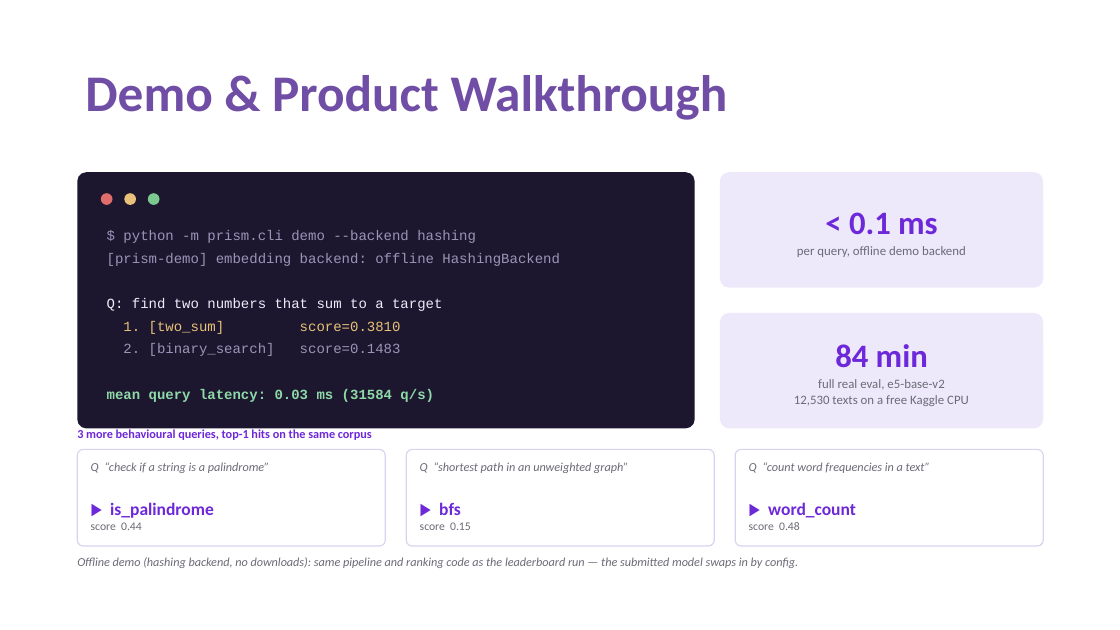
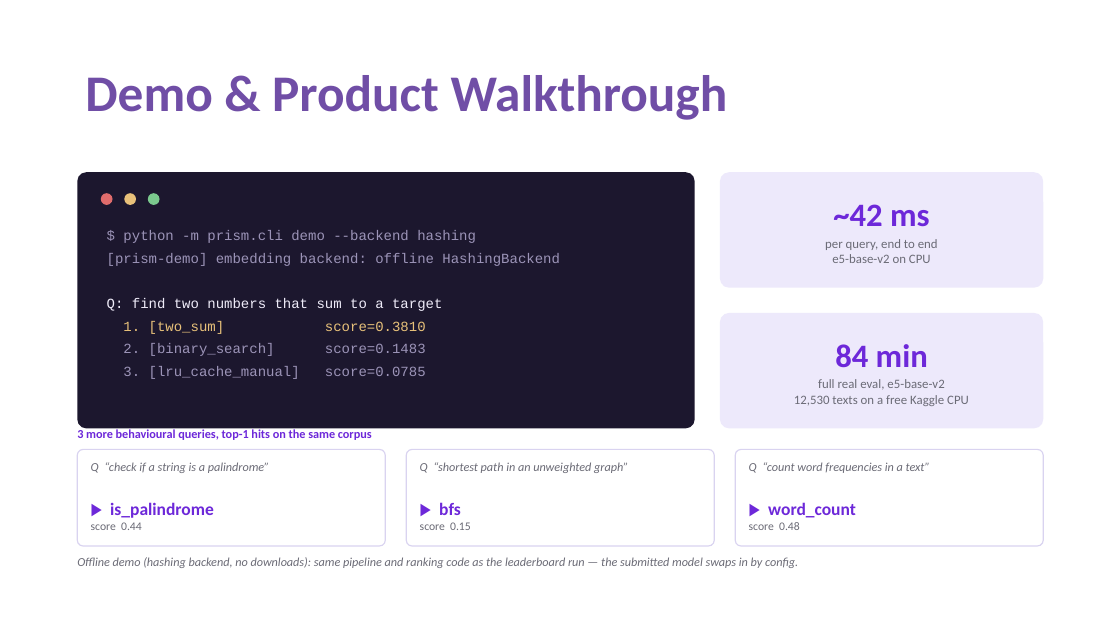
Before and after one commit to Ajha2005/samsung-prism, a slide deck: slide 5 of submission/Thapar_Trace_Submission_ppt.pptx. Drawn at 1120x630 pixels with LibreOffice and Linux fonts; fonts in the diff are those of the drawing. Boxes give left, top, right and bottom in pixels: in the first picture for what was removed or moved away, otherwise in the second. Text is boxed around its words. In the diff, an @@ line names an element or a change of style, - is before the commit and + after.

```diff
--- a/submission/Thapar_Trace_Submission_ppt.pptx
+++ b/submission/Thapar_Trace_Submission_ppt.pptx
@@ text at (825,204,938,263): text changed @@
-< 0.1 ms
-per query, offline demo backend
+~42 ms
+per query, end to end
+e5-base-v2 on CPU
@@ text at (123,366,426,379): text changed; text colour #8FD9A8 to #9C94B8; bold off @@
-mean query latency: 0.03 ms (31584 q/s)
+3. [lru_cache_manual] score=0.0785
```
Also in this commit, not shown: 5 other slides changed, 7 other files.
